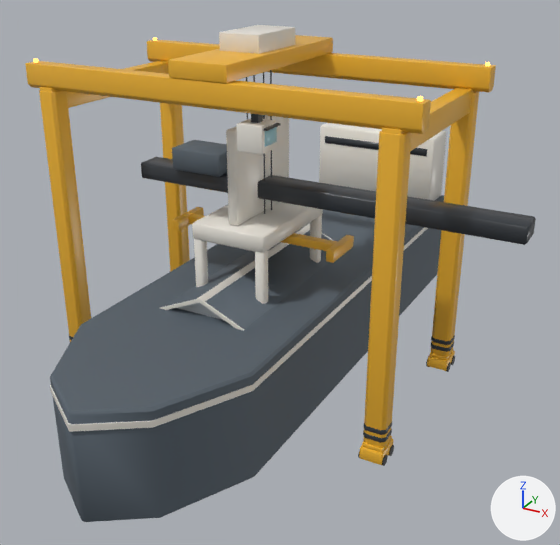
The Blender file art-source/maps/Dockyard2/Kit_Dockyard2.blend: old version first, new version second.
Camera for both pictures: a 50 mm camera at (65.2, -111.4, 75.7) aimed at (3.1, 1.6, 19.1). Lighting does not change. The marker at lower right points along +X, +Y and +Z. The older version comes first.

Before the edit, the objects in view are built like this:
```python
me_ship_bridge = bpy.data.meshes.new('Ship_Bridge')
me_ship_bridge.from_pydata(...)  # 24 vertices, 26 faces; spans x -14.0..14.0, y 52.0..61.0, z 18.3..34.0
me_ship_bridge.polygons.foreach_set('use_smooth', [True] * 26)
me_ship_bridge.materials.append(mat_d2_white)  # white #ece8df
me_ship_hull = bpy.data.meshes.new('Ship_Hull')
me_ship_hull.from_pydata(...)  # 34 vertices, 40 faces; spans x -16.0..16.0, y -49.8..62.0, z 0.0..18.4
me_ship_hull.polygons.foreach_set('use_smooth', [True] * 40)
me_ship_hull.materials.append(mat_d2_roof)  # greyish blue #56616b
me_stscrane_frame = bpy.data.meshes.new('StsCrane_Frame')
me_stscrane_frame.from_pydata(...)  # 144 vertices, 156 faces; spans x -7.0..7.0, y -11.0..11.0, z 0.0..47.0
me_stscrane_frame.polygons.foreach_set('use_smooth', [True] * 156)
me_stscrane_frame.materials.append(mat_d2_white)  # white #ece8df
ob_ship_bridge = bpy.data.objects.new('Ship_Bridge', me_ship_bridge)
ob_ship_bridge.location = (0.0, 0.0, 0.0)
ob_ship_hull = bpy.data.objects.new('Ship_Hull', me_ship_hull)
ob_ship_hull.location = (0.0, 0.0, 0.0)
ob_stscrane_frame = bpy.data.objects.new('StsCrane_Frame', me_stscrane_frame)
ob_stscrane_frame.location = (0.0, 0.0, 0.0)
# also in view: 'Crane_Trolley' at (0.0, 0.0, 57.3); 'StsCrane_House' at (-11.0, 0.0, 39.0); 'Crane_Cab' at (8.2, -14.6, 48.3); 'Crane_Legs' at (0.0, 0.0, 27.4); 'Shed_Fascia' at (0.0, 0.0, 18.6)
```
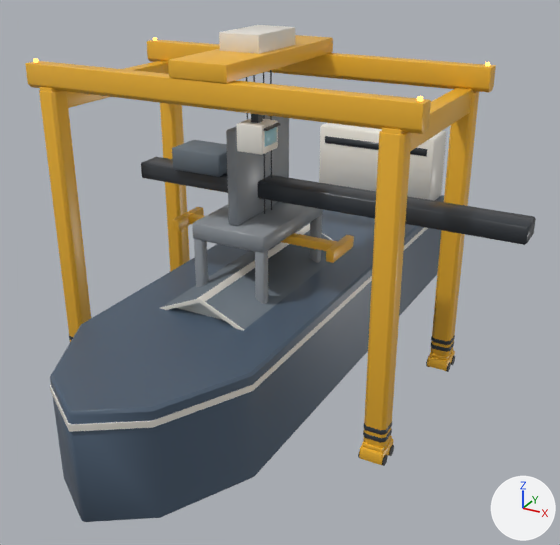
Changed parts and their boxes (x1, y1, x2, y2) in the pictures (560 x 545 px):
'StsCrane_Frame', recoloured (white to grey)
    both: (192, 115, 323, 304)

Patch to the scene script:
```diff
--- a/art-source/maps/Dockyard2/Kit_Dockyard2.blend.py
+++ b/art-source/maps/Dockyard2/Kit_Dockyard2.blend.py
@@ mat_d2_hull @@
+mat_d2_hull = principled_material('D2_Hull')
+mat_d2_hull.base_color = (0.0723, 0.109, 0.162)  # dark blue #4c5d70
+mat_d2_hull.roughness = 0.35
@@ mat_d2_backfill @@
+mat_d2_backfill = principled_material('D2_Backfill')
+mat_d2_backfill.base_color = (0.254, 0.279, 0.305)  # grey #8a9096
+mat_d2_backfill.roughness = 0.35
@@ me_stscrane_frame @@
 me_stscrane_frame.from_pydata(...)  # 144 vertices, 156 faces; spans x -7.0..7.0, y -11.0..11.0, z 0.0..47.0
-me_stscrane_frame.materials.append(mat_d2_white)  # white #ece8df
+me_stscrane_frame.materials.append(mat_d2_backfill)  # grey #8a9096
@@ me_ship_hull @@
 me_ship_hull.from_pydata(...)  # 34 vertices, 40 faces; spans x -16.0..16.0, y -49.8..62.0, z 0.0..18.4
-me_ship_hull.materials.append(mat_d2_roof)  # greyish blue #56616b
+me_ship_hull.materials.append(mat_d2_hull)  # dark blue #4c5d70
```
